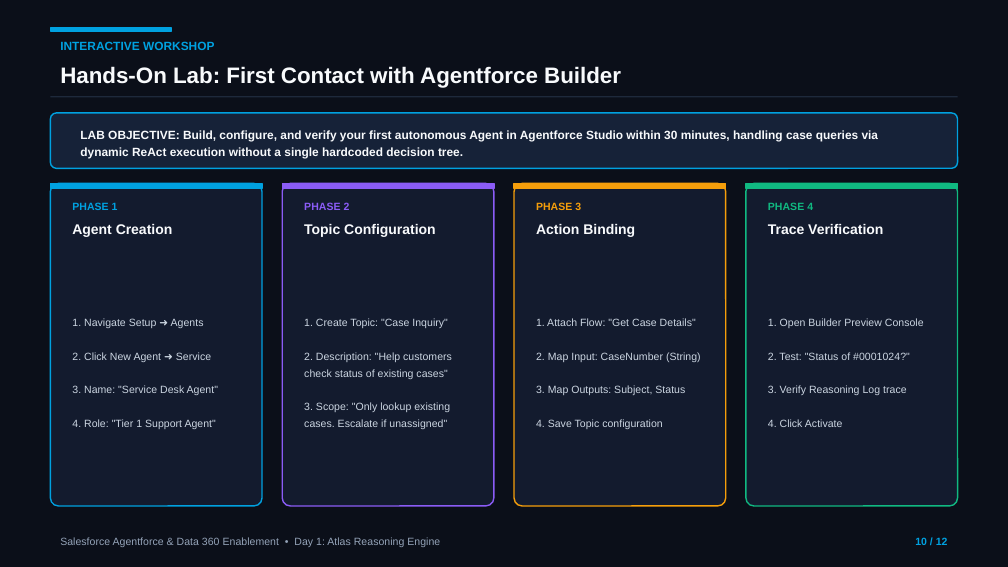
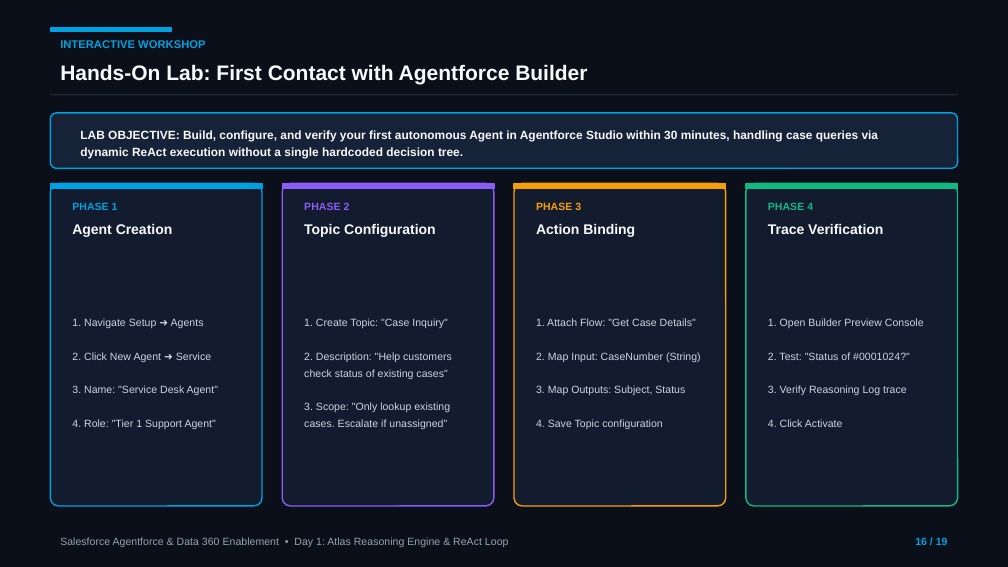
Before and after one commit to MohnishTak2725/agentforce-data360-workbench, a slide deck: slide 16 of Day-1-Atlas-Reasoning-Engine.pptx (slide 10 before the commit). Drawn at 1008x567 pixels with LibreOffice and Linux fonts; fonts in the diff are those of the drawing. Boxes give left, top, right and bottom in pixels: in the first picture for what was removed or moved away, otherwise in the second. Text is boxed around its words. In the diff, an @@ line names an element or a change of style, - is before the commit and + after.

```diff
--- a/Day-1-Atlas-Reasoning-Engine.pptx
+++ b/Day-1-Atlas-Reasoning-Engine.pptx
@@ text "INTERACTIVE WORKSHOP" at (60,40,205,48): size 8.5 to 8 pt @@
@@ text "Hands-On Lab: First Contact with ..." at (60,64,587,84): size 16 to 15 pt @@
@@ text at (60,537,508,547): text changed @@
-Salesforce Agentforce & Data 360 Enablement • Day 1: Atlas Reasoning Engine
+Salesforce Agentforce & Data 360 Enablement • Day 1: Atlas Reasoning Engine & ReAct Loop
@@ text at (915,537,948,545): text changed @@
-10 / 12
+16 / 19
```
Also in this commit, not shown: 11 other slides changed, 7 slides added.
